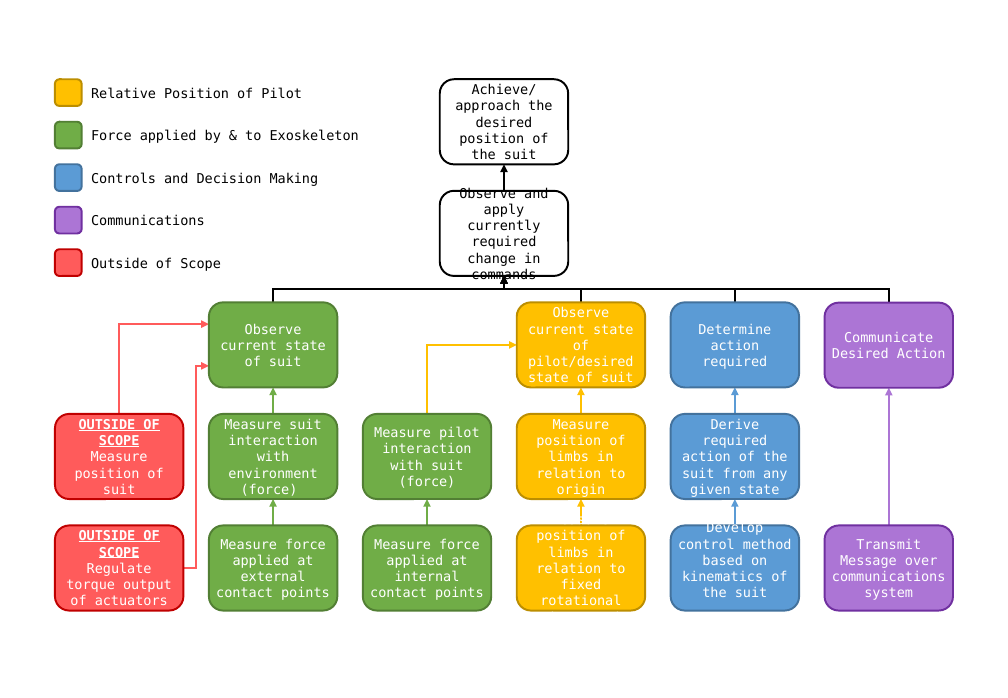
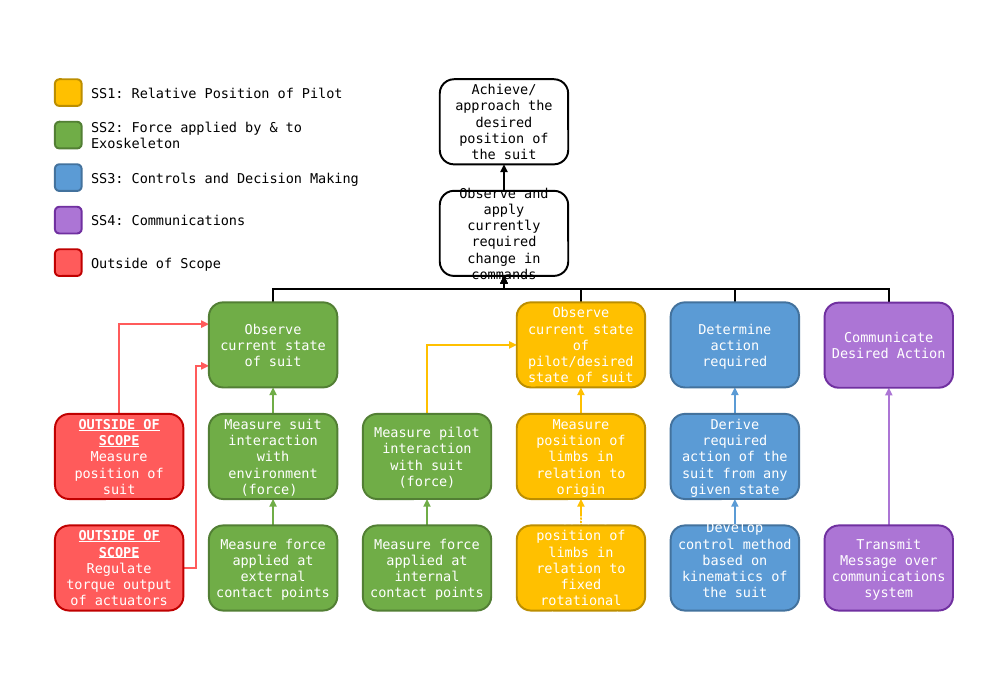
Before and after one commit to samuelwilliams413/METR4901, a slide deck: slide 1 of Documentation/FuncDecomp.pptx. Drawn at 1008x698 pixels with LibreOffice and Linux fonts; fonts in the diff are those of the drawing. Boxes give left, top, right and bottom in pixels: in the first picture for what was removed or moved away, otherwise in the second. Text is boxed around its words. In the diff, an @@ line names an element or a change of style, - is before the commit and + after.

```diff
--- a/Documentation/FuncDecomp.pptx
+++ b/Documentation/FuncDecomp.pptx
@@ text in rounded rectangle at box(91, 87, 343, 99): text changed @@
-Relative Position of Pilot
+SS1: Relative Position of Pilot
@@ rounded rectangle "SS2: Force applied by & ...": place and size @@
-rounded rectangle "SS2: Force applied by & ..." at box(90, 122, 370, 149)
+rounded rectangle "SS2: Force applied by & ..." at box(90, 122, 381, 149)
@@ text in rounded rectangle at box(91, 121, 302, 149): text changed @@
-Force applied by & to Exoskeleton
+SS2: Force applied by & to Exoskeleton
@@ text in rounded rectangle at box(91, 172, 359, 186): text changed @@
-Controls and Decision Making
+SS3: Controls and Decision Making
@@ text in rounded rectangle at box(91, 214, 246, 226): text changed @@
-Communications
+SS4: Communications
```
Also in this commit, not shown: 5 slides added, 2 slides removed, 4 other files.
